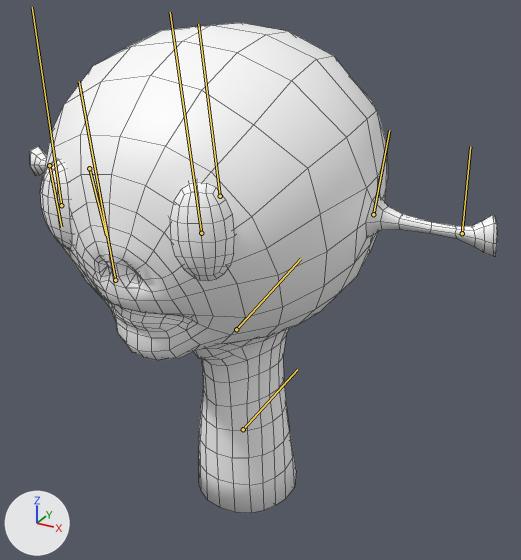
One commit to the FBX model Assets/Art/Animations/UUncleBob/Anim_Unclebob_Idle_02_60fps.fbx: the scene before it, then after it.
One viewpoint serves both versions: a 50 mm lens placed at (0.441, -0.719, 1.798), pointed at (0.035, 0.018, 1.43). Lighting does not change. The marker at lower left points along +X, +Y and +Z. Both versions are drawn at frame 40 of the action 'Take 001'; the numbers are the values there. The bones that bend it are drawn over the model as lines. Mesh edges are drawn as thin lines.

In view in the first picture: 'ALIEN'.
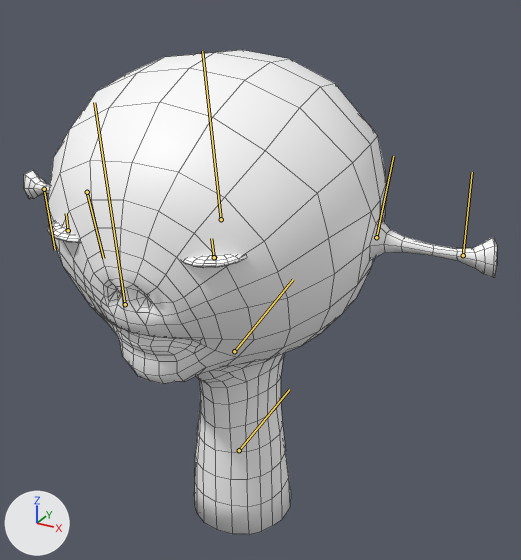
The edits, one by one:
Bone 'ALIEN_ROOT' (bone_alien_root) moves from (0.0, 0.0, 0.0) to (-2.9, -1.4, 0.0).
Bone 'ALIEN_ROOT' (bone_alien_root) turns from (0, 0, 0) to (3, 0, 2) degrees about its own x, y and z.
Bone 'L_Eye' (bone_l_eye) is rescaled from (1.0, 1.0, 1.0) to (1.0, 0.1, 1.0).
Bone 'R_Eye' (bone_r_eye) is rescaled from (1.0, 1.0, 1.0) to (1.0, 0.1, 1.0).

Location of each change, (x1, y1, x2, y2) in pixels of the pictures (521 x 560 px):
'ALIEN', posed: before (30, 23, 497, 513); after (24, 50, 497, 534)
bone 'ALIEN_ROOT', root to tip: before (243, 429) to (297, 369); after (239, 450) to (289, 389)
bone 'L_Eye', root to tip: before (201, 233) to (170, 12); after (214, 257) to (211, 238)
bone 'R_Eye', root to tip: before (61, 205) to (32, 7); after (68, 230) to (66, 213)
